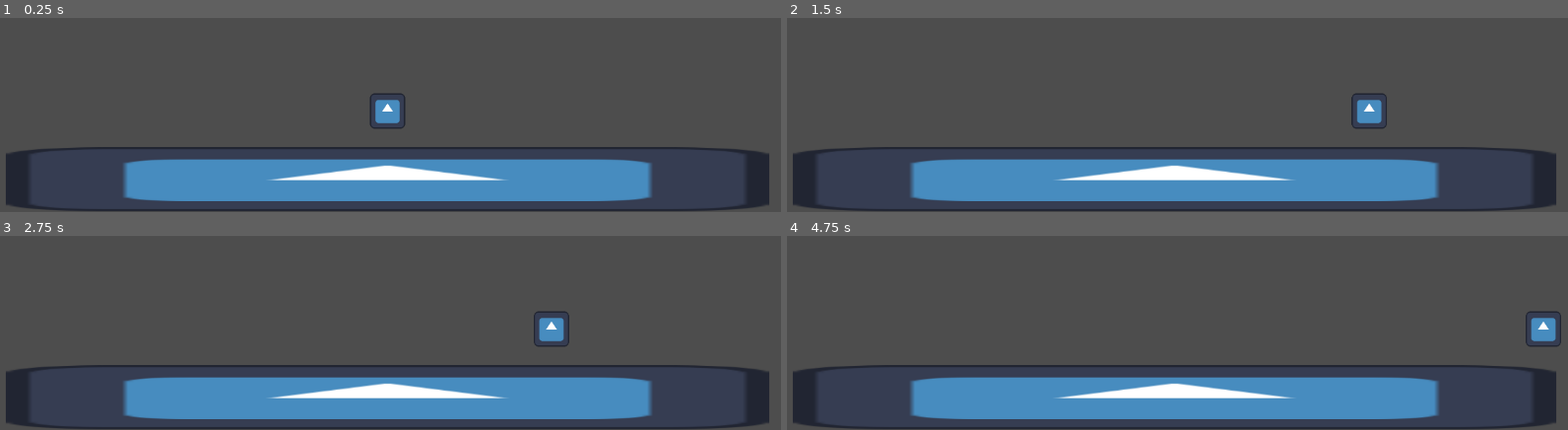
Above: before the commit, frames 1-4 (two rows, left to right).
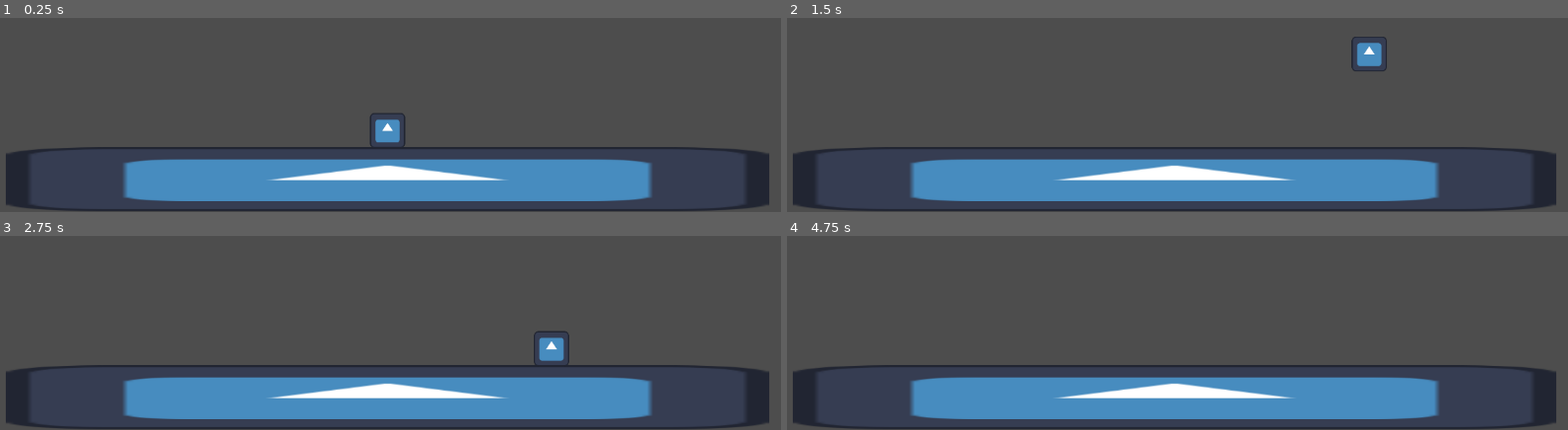
Above: after the commit, the same moments.

Repository: zach-sousa-dev/godot-platformer
Game: Godot game, scene res://scenes/game.tscn
The game is run twice, just before and just after one commit, with the same random seed, the same clock (stepped at 60 frames per second) and the same inputs. The engine's default icon, where the game draws it, is replaced by a stand-in: a white triangle on a blue panel in a dark square.
Inputs:
- Up to frame 1 (0.25 s): no input
- Up to frame 2 (1.5 s): tap Enter at 0.5 s; hold Shift (sprint) 0.53-1.28 s; hold D (move_right) from 0.53 s (still down); tap Space (jump) at 0.77 s; tap Shift (sprint) at 1.35 s
- Up to frame 3 (2.75 s): tap Space (jump) at 1.52 s; release D (move_right) at 2.03 s; hold A (move_left) from 2.03 s (still down); hold Shift (sprint) from 2.03 s (still down)
- Up to frame 4 (4.75 s): release A (move_left) at 2.78 s; release Shift (sprint) at 2.78 s; hold D (move_right) 2.78-4.28 s; tap Shift (sprint) at 2.85, 4.35 s; tap Space (jump) at 3.02, 3.77, 4.25, 4.52 s; hold Shift (sprint) 3.53-4.28 s; hold A (move_left) from 4.28 s (still down)

The runs differ from the first frame. In frame 1, 0.8% of the frame differs, in the area x 47-52%, y 38-67%; in frame 2, 1.0%, in the area x 72-77%, y 9-57%; in frame 3, 0.8%; in frame 4, 0.5%.

Commit message:
fixed gravity

Diff:
--- a/scripts/player.gd
+++ b/scripts/player.gd
@@ -10,7 +10,7 @@
 
 func _physics_process(delta: float) -> void:
 	# Change grounded state based on input
-	if is_on_floor() and Input.is_action_pressed("sprint"): # TODO: fix FSM as gravity not longer works
+	if is_on_floor() and Input.is_action_pressed("sprint"):
 		state = states.RUNNING
 	elif not is_on_floor():
 		state = states.AIRBORNE
@@ -18,7 +18,7 @@
 		state = states.DEFAULT
 
 	# Add the gravity.
-	if not state == states.AIRBORNE:
+	if state == states.AIRBORNE:
 		velocity += get_gravity() * delta
 
 	# Handle jump.
